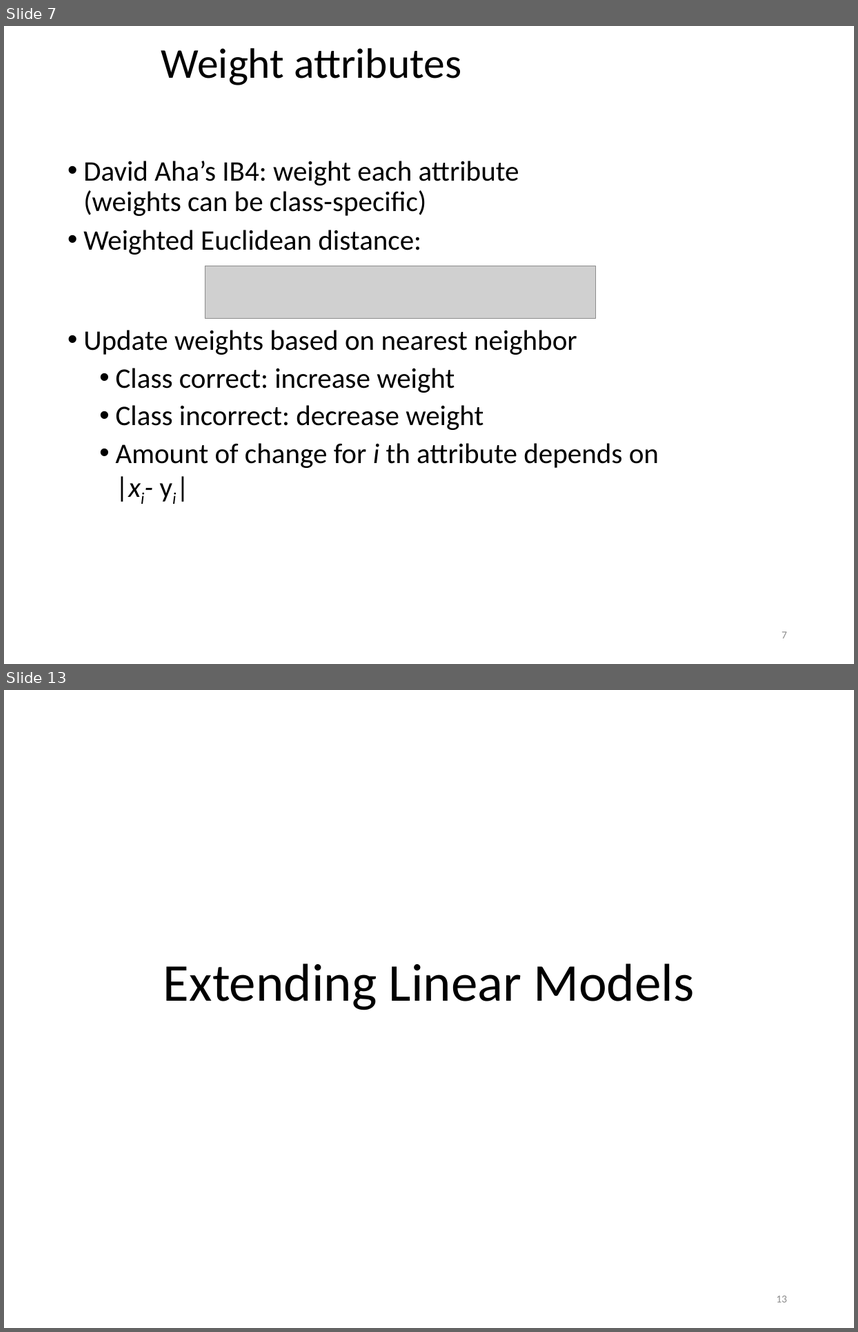
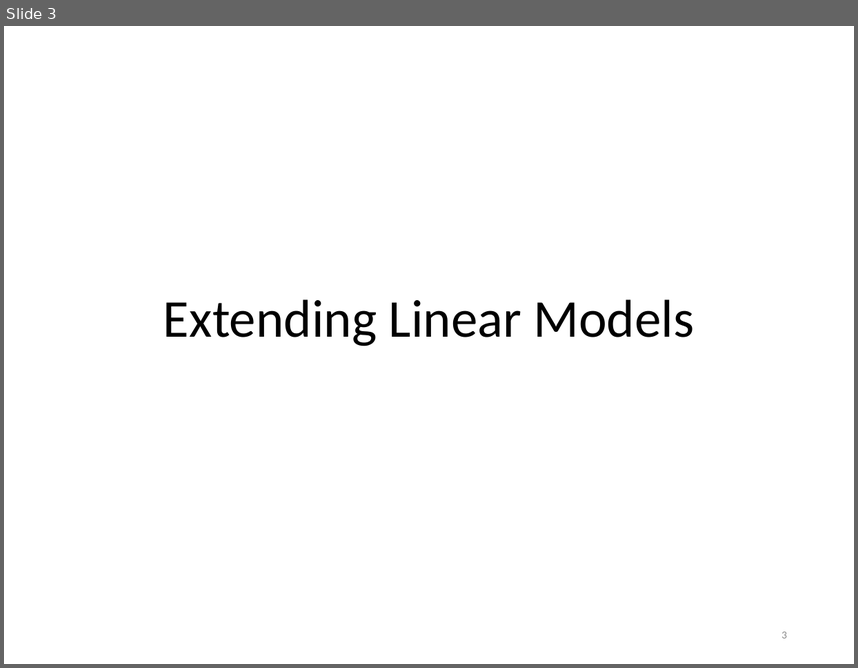
Before and after one commit to khaledmrasheed/khaledmrasheed.github.io, a slide deck: DMcourse/Chapter7.pptx. Shown one above the other, each under a label of ours: slides 7 and 13 before the commit, slide 3 after it; the slides between them are not shown. The pictures are 858x1332 and 858x668 pixels, drawn with LibreOffice and Linux fonts; fonts in the diff are those of the drawing; grey boxes stand for pictures. Boxes give left, top, right and bottom in pixels: in the first picture for what was removed or moved away, otherwise in the second. Text is boxed around its words. In the diff, an @@ line names an element or a change of style, - is before the commit and + after.

```diff
--- a/DMcourse/Chapter7.pptx
+++ b/DMcourse/Chapter7.pptx
@@ slide 7 removed at bbox=[4, 26, 854, 664], background #FFFFFF @@
@@ title removed at bbox=[161, 48, 461, 85] @@
-Weight attributes
@@ text removed at bbox=[83, 161, 659, 468] @@
-• David Aha’s IB4: weight each attribute
-  (weights can be class-specific)
-• Weighted Euclidean distance:
-• Update weights based on nearest neighbor
-  • Class correct: increase weight
-  • Class incorrect: decrease weight
-  • Amount of change for i th attribute depends on
-    |xi- yi|
@@ picture removed at bbox=[205, 265, 595, 319] @@
@@ page number removed at bbox=[782, 631, 787, 638] @@
-7
@@ what was slide 13 is now slide 3 @@
@@ page number at bbox=[782, 631, 787, 638]: text changed @@
-13
+3
```
Also in this commit, not shown: 2 slides changed, 9 other slides removed.
